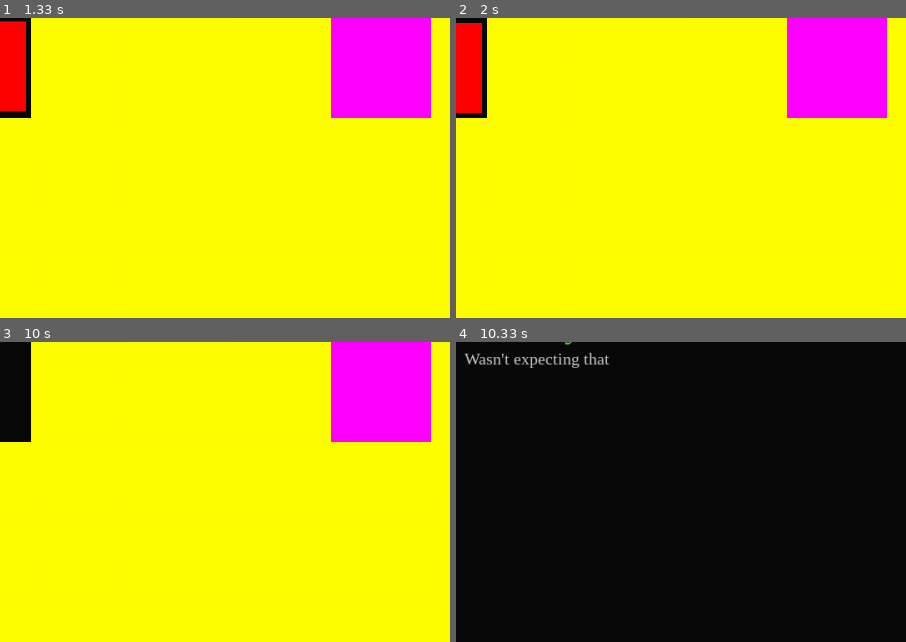
Above: before the commit, frames 1-4 (two rows, left to right).
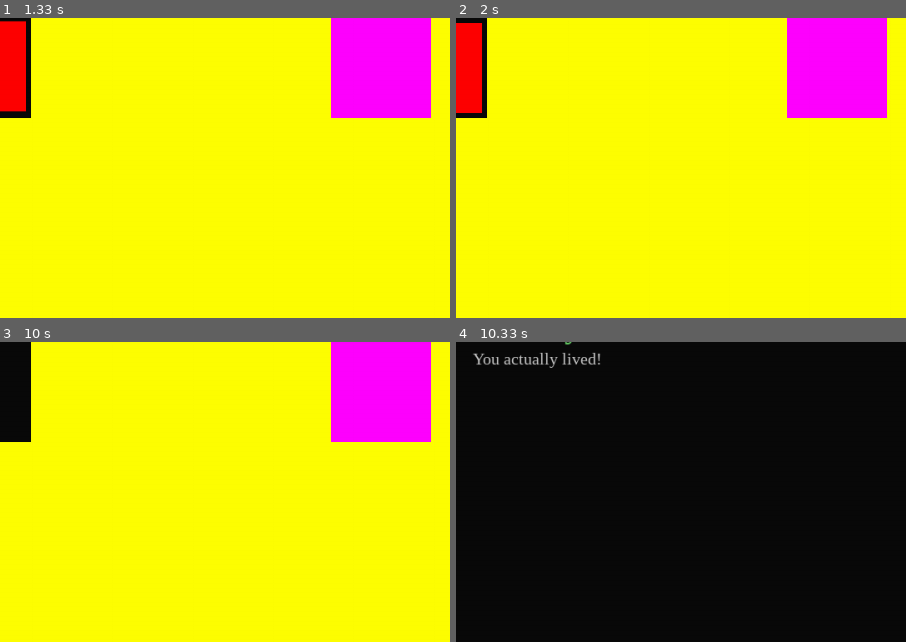
Above: after the commit, the same moments.

Repository: WingedSeal/mazegame
Game: pygame game, started from src/main.py
The game is run twice, just before and just after one commit, with the same random seed, the same clock (stepped at 60 frames per second) and the same inputs.
Inputs:
- Up to frame 1 (1.33 s): no input
- Up to frame 2 (2 s): no input
- Up to frame 3 (10 s): tap Enter every 0.33 s from 2.03 to 9.7 s
- Up to frame 4 (10.33 s): tap Enter at 10.03 s
The pictures show only the part of the screen within x 41-91%, y 50-100%; the shares and areas given below are measured in that part.

Frames 1-3 are identical in both runs. In frame 4, 0.7% of the frame differs, in the area x 1-34%, y 3-9%.

Commit message:
feat: add more victory msg

Diff:
--- a/src/mazegame/game.py
+++ b/src/mazegame/game.py
@@ -276,7 +276,7 @@
     def game_won(self) -> None:
         self.state = GameState.VICTORY
         victory_msg = random.choice(
-            ["Congrats!", "Wasn't expecting that", "You actually lived!"]
+            ["Congrats!", "Wasn't expecting that.", "You actually lived!", "GG"]
         )
         self.victory_data = VictoryData(
             self.fonts.heading.render("Victory!", True, (100, 200, 100)),
